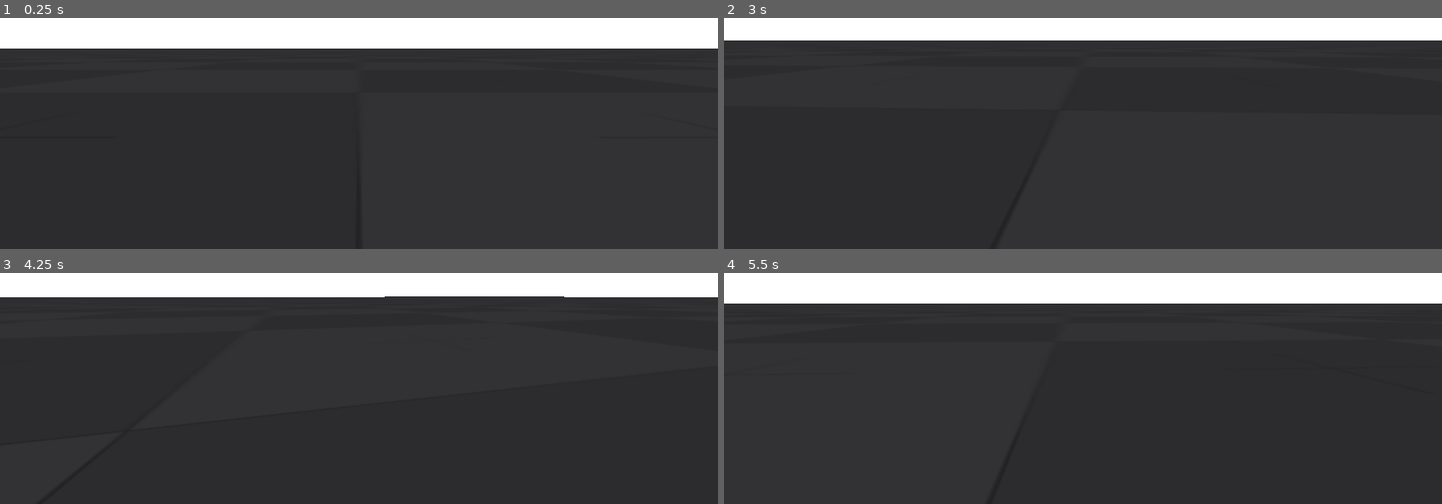
Above: before the commit, frames 1-4 (two rows, left to right).
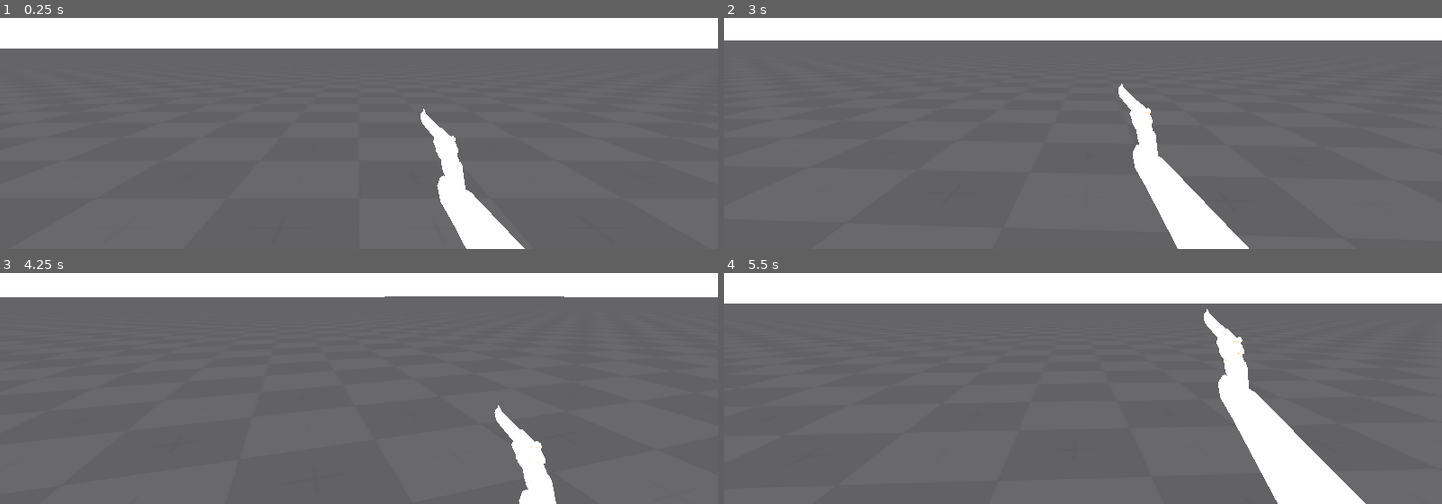
Above: after the commit, the same moments.

Repository: mynameisgump/Growth-Game-Jam
Game: Godot game, scene res://main.tscn
Two runs of this game, one before a commit and one after it. Both use one fixed random seed, a clock stepped at 60 frames per second and the inputs below.
Inputs (mouse positions are in pixels of both pictures, inside the frame that each line leads up to):
- Up to frame 1 (0.25 s): no input
- Up to frame 2 (3 s): tap Enter at 0.5 s; move the mouse to (1118, 45) at 0.52 s; hold W (move_up) from 0.53 s (still down); move the mouse to (1047, 48) at 1.27 s; move the mouse to (1097, 41) at 2.02 s; move the mouse to (1075, 52) at 2.77 s
- Up to frame 3 (4.25 s): keep holding W (move_up); move the mouse to (409, 307) at 3.52 s
- Up to frame 4 (5.5 s): keep holding W (move_up); move the mouse to (1025, 298) at 4.27 s; move the mouse to (1090, 303) at 5.02 s

The runs differ from the first frame. In frame 1, 87% of the frame differs, in the area x 0-100%, y 13-100%; in frame 2, 90%, in the area x 0-100%, y 9-100%; in frame 3, 90%; in frame 4, 87%.

Commit message:
Added extra stuf

Diff:
--- /dev/null
+++ b/Hand.gd
@@ -0,0 +1,41 @@
+extends Node3D
+
+
+# Called when the node enextends Spatial
+
+var mouse_mov_x
+var mouse_mov_y
+
+@export var sway_amount = 0.06
+@export var sway_max_amount = 0.25
+@export var sway_smooth_amount = 5
+
+@export var sway_threshold = 0.1
+
+var last_mouse_position
+var current_mouse_position
+
+
+func _input(event):
+	if event is InputEventMouseMotion:
+
+		mouse_mov_x = -event.relative.x
+		mouse_mov_y = event.relative.y
+
+func _process(delta):
+	if mouse_mov_x != null and mouse_mov_y!=null:
+
+		var movement_x = mouse_mov_x*sway_amount
+		var movement_y = mouse_mov_y*sway_amount
+
+		movement_x = clamp(movement_x,-sway_max_amount,sway_max_amount)
+		movement_y = clamp(movement_y,-sway_max_amount,sway_max_amount)
+
+		if movement_x == -sway_amount or movement_x == sway_amount:
+			movement_x = 0
+		if movement_y == -sway_amount or movement_y == sway_amount:
+			movement_y = 0
+
+		var finalPosition = Vector3(movement_y,movement_x,0)
+
+		rotation = rotation.lerp(finalPosition,sway_smooth_amount*delta)
--- /dev/null
+++ b/fps_arm_right.tscn
@@ -0,0 +1,11 @@
+[gd_scene load_steps=3 format=3 uid="uid://de3gu2y5pw85u"]
+
+[ext_resource type="PackedScene" uid="uid://bnwu4omgpqg0h" path="res://assets/FPS_Arm_Right.glb" id="1_x2mkq"]
+
+[sub_resource type="StandardMaterial3D" id="StandardMaterial3D_vv1of"]
+albedo_color = Color(1, 0, 0.141176, 1)
+
+[node name="FPS_Arm_Right" instance=ExtResource("1_x2mkq")]
+
+[node name="Cube001_0002" parent="FPS_Gun/Root002/Cube031" index="0"]
+surface_material_override/0 = SubResource("StandardMaterial3D_vv1of")
--- a/main.tscn
+++ b/main.tscn
@@ -8,16 +8,26 @@
 
 [sub_resource type="StandardMaterial3D" id="StandardMaterial3D_vuq6m"]
 albedo_texture = ExtResource("1_jo85n")
-uv1_scale = Vector3(100, 100, 100)
+uv1_scale = Vector3(1000, 1000, 1000)
 
 [sub_resource type="BoxMesh" id="BoxMesh_ardwq"]
 material = SubResource("StandardMaterial3D_vuq6m")
 size = Vector3(1000, 0.1, 1000)
 
+[sub_resource type="ProceduralSkyMaterial" id="ProceduralSkyMaterial_vseqq"]
+
+[sub_resource type="Sky" id="Sky_52dbb"]
+sky_material = SubResource("ProceduralSkyMaterial_vseqq")
+
 [sub_resource type="Environment" id="Environment_qr5bp"]
-background_mode = 1
+background_mode = 2
 background_color = Color(1, 1, 1, 1)
+background_energy_multiplier = 3.0
+sky = SubResource("Sky_52dbb")
 ambient_light_color = Color(1, 1, 1, 1)
+volumetric_fog_enabled = true
+volumetric_fog_density = 0.1263
+volumetric_fog_emission = Color(1, 1, 1, 1)
 
 [node name="Node3D" type="Node3D"]
 
@@ -32,6 +42,7 @@
 [node name="PlayerCharacter" parent="." instance=ExtResource("2_62vko")]
 
 [node name="LightmapGI" type="LightmapGI" parent="."]
+visible = false
 
 [node name="WorldEnvironment" type="WorldEnvironment" parent="."]
 environment = SubResource("Environment_qr5bp")
--- a/player_character.gd
+++ b/player_character.gd
@@ -5,8 +5,8 @@
 var accel : float
 var hvel : Vector3
 
-@onready var head  : Node3D = $Head
-@onready var camera : Camera3D = $Head/Camera3D
+@onready var head  : Node3D = $Body/Head
+@onready var camera : Camera3D = $Body/Head/Camera3D
 
 @export var GRAVITY = -80
 @export var MAX_SPEED: float = 10.0
--- a/player_character.tscn
+++ b/player_character.tscn
@@ -1,11 +1,73 @@
-[gd_scene load_steps=5 format=3 uid="uid://cyqkh0m7cgmah"]
+[gd_scene load_steps=10 format=3 uid="uid://cyqkh0m7cgmah"]
 
 [ext_resource type="Script" path="res://player_character.gd" id="1_qhbey"]
+[ext_resource type="Script" path="res://Hand.gd" id="2_g10aa"]
 [ext_resource type="Script" path="res://Head.gd" id="2_lvxga"]
+[ext_resource type="PackedScene" uid="uid://de3gu2y5pw85u" path="res://fps_arm_right.tscn" id="5_agcum"]
 
 [sub_resource type="CapsuleShape3D" id="CapsuleShape3D_fi26c"]
 
 [sub_resource type="CapsuleMesh" id="CapsuleMesh_b45a5"]
+
+[sub_resource type="Animation" id="Animation_8aspr"]
+resource_name = "RevolverFire"
+tracks/0/type = "value"
+tracks/0/imported = false
+tracks/0/enabled = true
+tracks/0/path = NodePath("Body/Head/Hand/FPS_Arm_Right:position")
+tracks/0/interp = 1
+tracks/0/loop_wrap = true
+tracks/0/keys = {
+"times": PackedFloat32Array(0, 0.1, 0.5),
+"transitions": PackedFloat32Array(1, 1, 1),
+"update": 0,
+"values": [Vector3(0.0277904, -0.223666, 0), Vector3(0.028, -0.224, 0.5), Vector3(0.028, -0.224, 0)]
+}
+tracks/1/type = "value"
+tracks/1/imported = false
+tracks/1/enabled = true
+tracks/1/path = NodePath("Body/Head/Hand/FPS_Arm_Right:rotation")
+tracks/1/interp = 1
+tracks/1/loop_wrap = true
+tracks/1/keys = {
+"times": PackedFloat32Array(0, 0.1, 0.5),
+"transitions": PackedFloat32Array(1, 1, 1),
+"update": 0,
+"values": [Vector3(0, 3.14159, 0), Vector3(-0.811578, 3.14159, 0), Vector3(0, 3.14159, 0)]
+}
+
+[sub_resource type="Animation" id="Animation_fpluh"]
+length = 0.001
+tracks/0/type = "value"
+tracks/0/imported = false
+tracks/0/enabled = true
+tracks/0/path = NodePath("Body/Head/Hand/FPS_Arm_Right:position")
+tracks/0/interp = 1
+tracks/0/loop_wrap = true
+tracks/0/keys = {
+"times": PackedFloat32Array(0),
+"transitions": PackedFloat32Array(1),
+"update": 0,
+"values": [Vector3(0.0277904, -0.223666, 0)]
+}
+tracks/1/type = "value"
+tracks/1/imported = false
+tracks/1/enabled = true
+tracks/1/path = NodePath("Body/Head/Hand/FPS_Arm_Right:rotation")
+tracks/1/interp = 1
+tracks/1/loop_wrap = true
+tracks/1/keys = {
+"times": PackedFloat32Array(0),
+"transitions": PackedFloat32Array(1),
+"update": 0,
+"values": [Vector3(0, 3.14159, 0)]
+}
+
+[sub_resource type="AnimationLibrary" id="AnimationLibrary_jebfa"]
+_data = {
+"RESET": SubResource("Animation_fpluh"),
+"RevolverFire": SubResource("Animation_8aspr")
+}
 
 [node name="PlayerCharacter" type="CharacterBody3D"]
 script = ExtResource("1_qhbey")
@@ -16,10 +78,27 @@
 
 [node name="MeshInstance3D" type="MeshInstance3D" parent="."]
 transform = Transform3D(1, 0, 0, 0, 1, 0, 0, 0, 1, 0, 1, 0)
+visible = false
 mesh = SubResource("CapsuleMesh_b45a5")
 
-[node name="Head" type="Node3D" parent="."]
+[node name="Body" type="Node3D" parent="."]
 transform = Transform3D(1, 0, 0, 0, 1, 0, 0, 0, 1, 0, 1.72367, 0)
 script = ExtResource("2_lvxga")
 
-[node name="Camera3D" type="Camera3D" parent="Head"]
+[node name="Head" type="Node3D" parent="Body"]
+
+[node name="Camera3D" type="Camera3D" parent="Body/Head"]
+
+[node name="GunRay" type="RayCast3D" parent="Body/Head/Camera3D"]
+target_position = Vector3(0, 0, -200)
+
+[node name="Hand" type="Node3D" parent="Body/Head"]
+script = ExtResource("2_g10aa")
+
+[node name="FPS_Arm_Right" parent="Body/Head/Hand" instance=ExtResource("5_agcum")]
+transform = Transform3D(-0.1, 0, 1.50996e-08, 0, 0.1, 0, -1.50996e-08, 0, -0.1, 0.0277904, -0.223666, 0)
+
+[node name="AnimationPlayer" type="AnimationPlayer" parent="."]
+libraries = {
+"": SubResource("AnimationLibrary_jebfa")
+}
--- a/project.godot
+++ b/project.godot
@@ -70,6 +70,11 @@
 "events": [Object(InputEventKey,"resource_local_to_scene":false,"resource_name":"","device":-1,"window_id":0,"alt_pressed":false,"shift_pressed":false,"ctrl_pressed":false,"meta_pressed":false,"pressed":false,"keycode":0,"physical_keycode":32,"key_label":0,"unicode":32,"echo":false,"script":null)
 ]
 }
+mouse_fire={
+"deadzone": 0.5,
+"events": [Object(InputEventMouseButton,"resource_local_to_scene":false,"resource_name":"","device":-1,"window_id":0,"alt_pressed":false,"shift_pressed":false,"ctrl_pressed":false,"meta_pressed":false,"button_mask":1,"position":Vector2(200, 20),"global_position":Vector2(204, 65),"factor":1.0,"button_index":1,"pressed":true,"double_click":false,"script":null)
+]
+}
 
 [player]
 
Binary file added: assets/FPS_Arm_Left.glb
Not shown, added: assets/FPS_Arm_Left.glb.import
Binary file added: assets/FPS_Arm_Right.glb
Not shown, added: assets/FPS_Arm_Right.glb.import
Not shown: 1 places in main.tscn that only renumber resources
